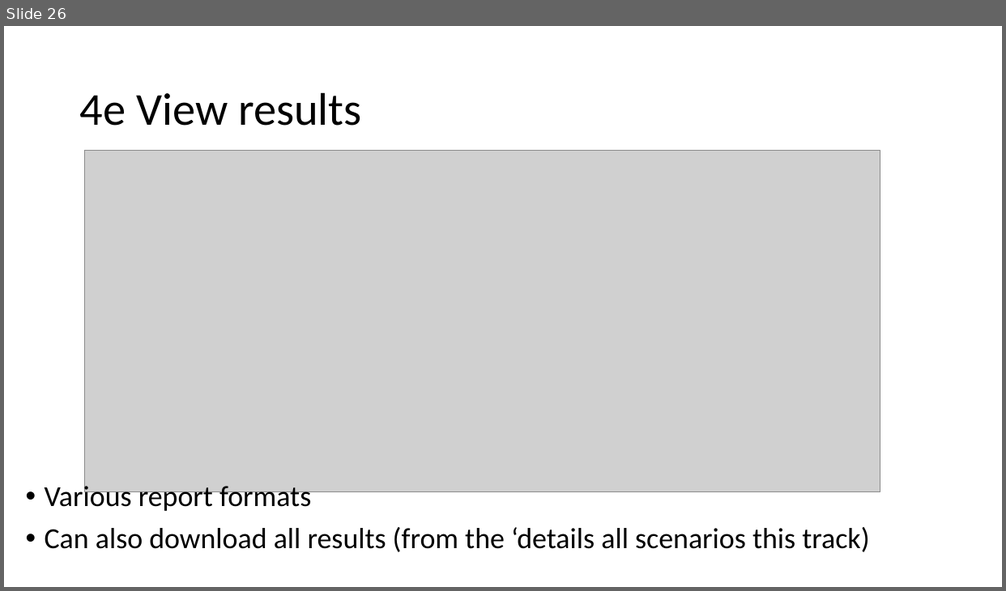
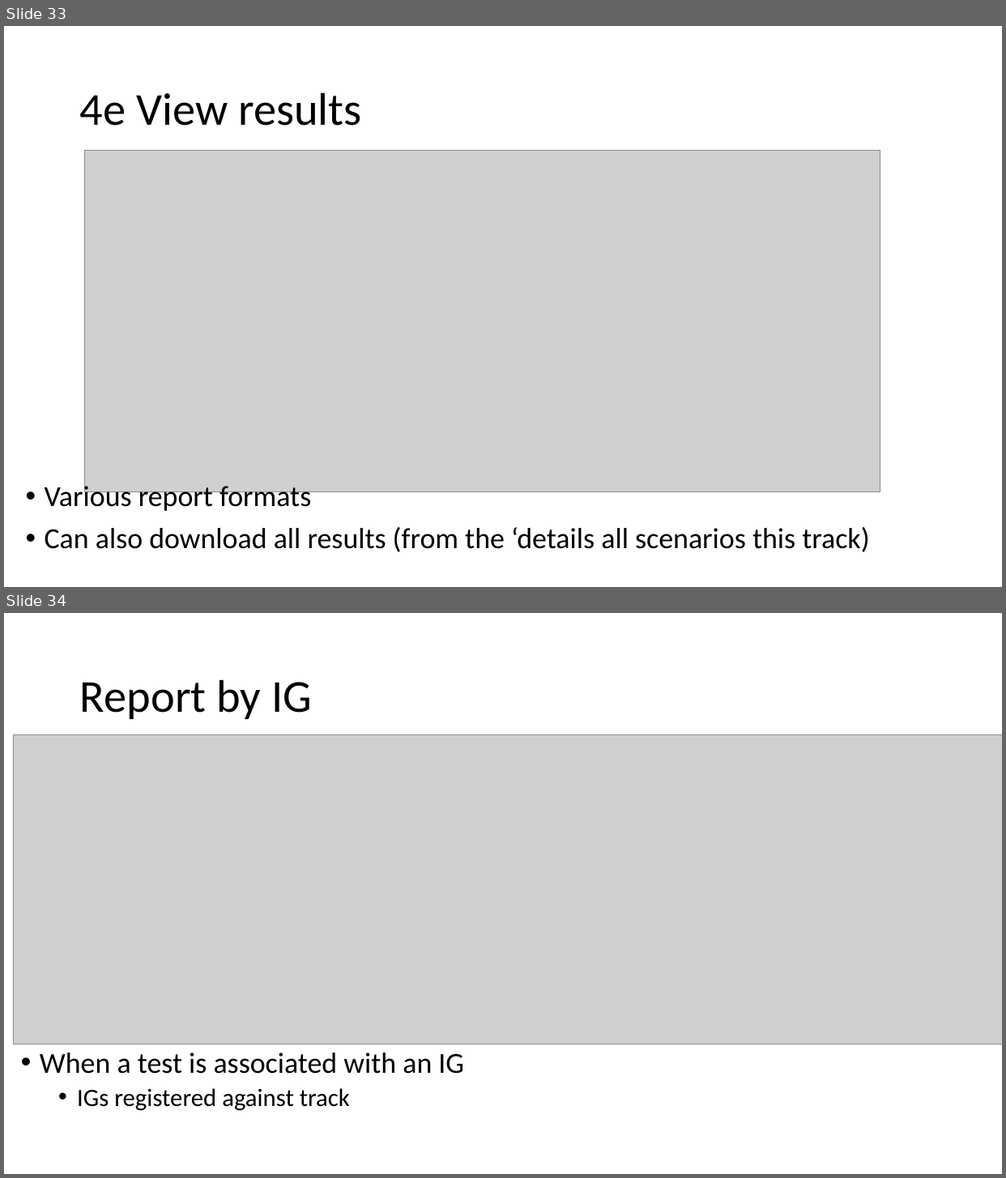
Before and after one commit to davidhay25/framingham, a slide deck: artifacts/conMan.pptx. Shown one above the other, each under a label of ours: slide 26 before the commit, slides 33 and 34 after it. The pictures are 1006x591 and 1006x1178 pixels, drawn with LibreOffice and Linux fonts; fonts in the diff are those of the drawing; grey boxes stand for pictures. Boxes give left, top, right and bottom in pixels: in the first picture for what was removed or moved away, otherwise in the second. Text is boxed around its words. In the diff, an @@ line names an element or a change of style, - is before the commit and + after.

```diff
--- a/artifacts/conMan.pptx
+++ b/artifacts/conMan.pptx
@@ slide 34 added at (x1=4, y1=613, x2=1002, y2=1174), background #FFFFFF @@
@@ title added at (x1=80, y1=679, x2=312, y2=719), 44 pt, text #000000 @@
+Report by IG
@@ picture added at (x1=14, y1=735, x2=1002, y2=1045) @@
@@ text added at (x1=40, y1=1053, x2=464, y2=1111), 28 pt, text #000000 @@
+• When a test is associated with an IG
+  • IGs registered against track
@@ what was slide 26 is now slide 33 @@
```
Also in this commit, not shown: 12 slides changed, 7 other slides added, 2 other files.
